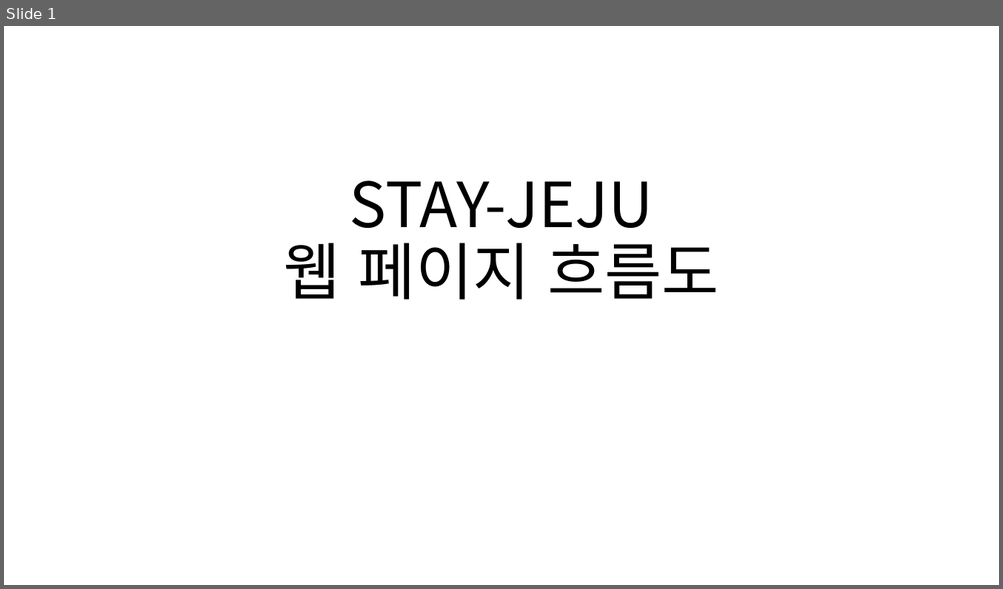
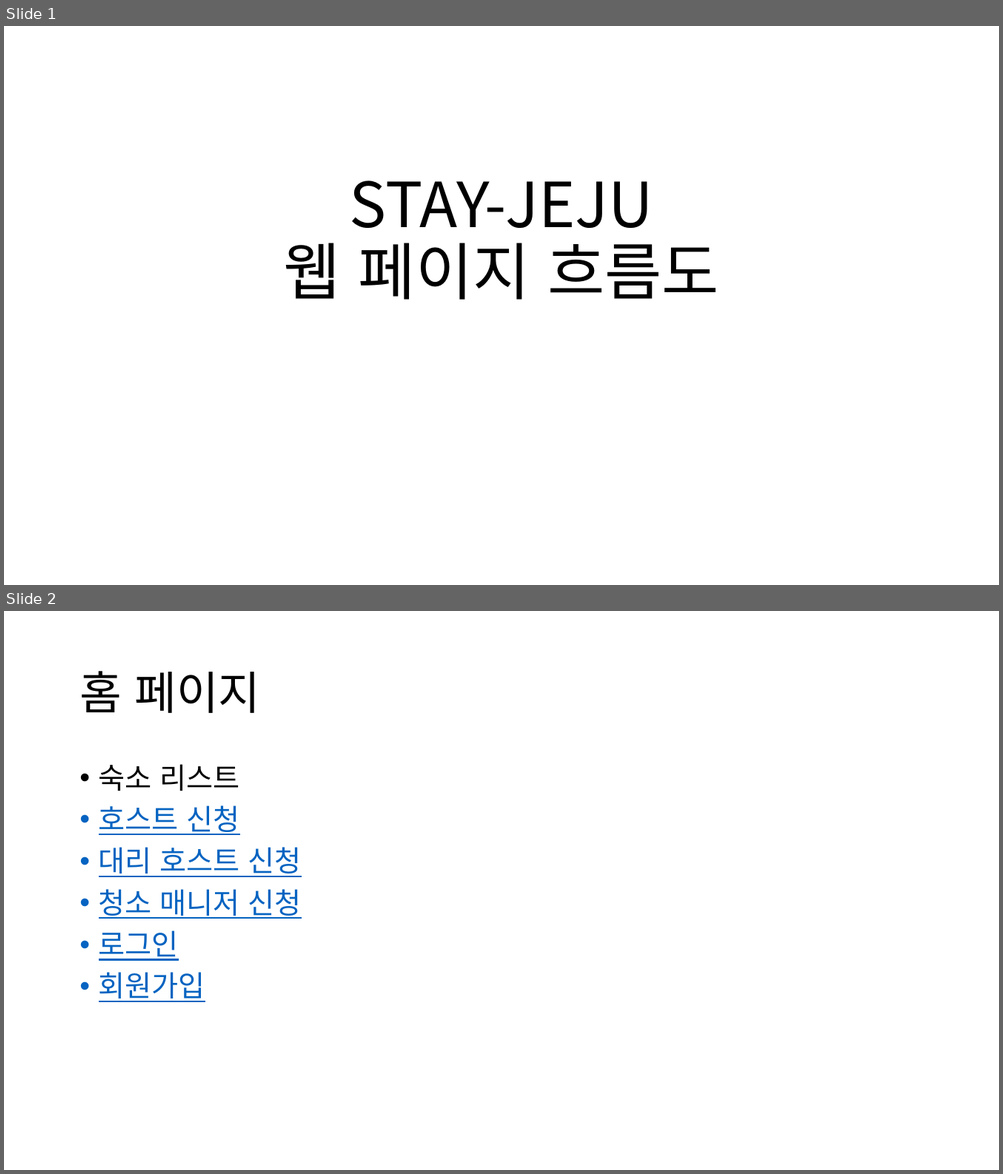
Before and after one commit to chyoojun/stay-jeju, a slide deck: doc/웹 페이지 흐름도.pptx. Shown one above the other, each under a label of ours: slide 1 before the commit, slides 1 and 2 after it. The pictures are 1003x589 and 1003x1174 pixels, drawn with LibreOffice and Linux fonts; fonts in the diff are those of the drawing. Boxes give left, top, right and bottom in pixels: in the first picture for what was removed or moved away, otherwise in the second. Text is boxed around its words. In the diff, an @@ line names an element or a change of style, - is before the commit and + after.

```diff
--- a/doc/웹 페이지 흐름도.pptx
+++ b/doc/웹 페이지 흐름도.pptx
@@ slide 2 added at (4, 611, 999, 1170), background #FFFFFF @@
@@ title added at (79, 671, 260, 713), 44 pt, text #000000 @@
+홈 페이지
@@ text added at (99, 764, 301, 1002), 28 pt, text #0563C1, underline @@
+• 숙소 리스트
+• 호스트 신청
+• 대리 호스트 신청
+• 청소 매니저 신청
+• 로그인
+• 회원가입
```
Also in this commit, not shown: 14 other slides added, 1 slide removed.
